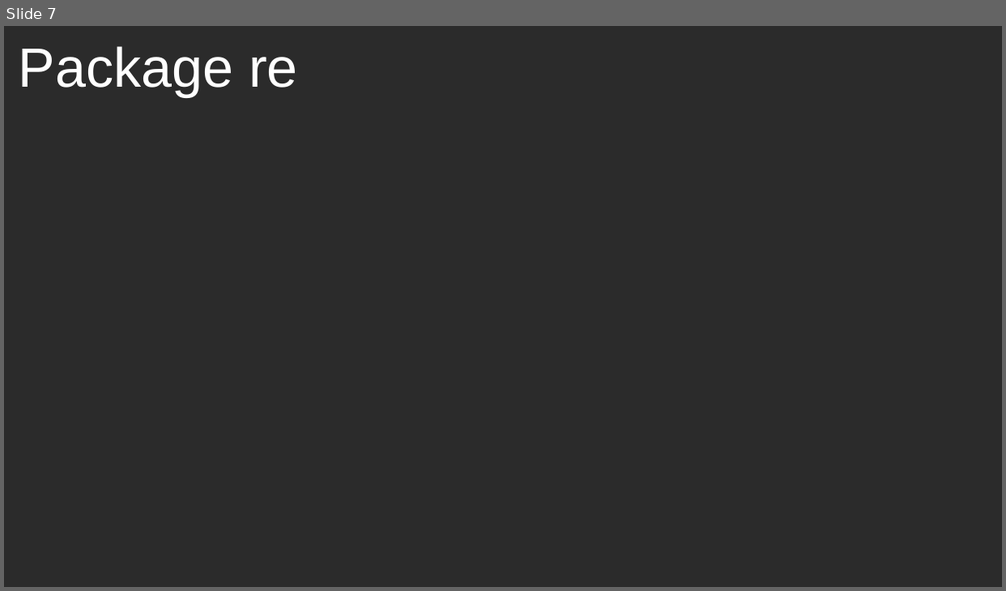
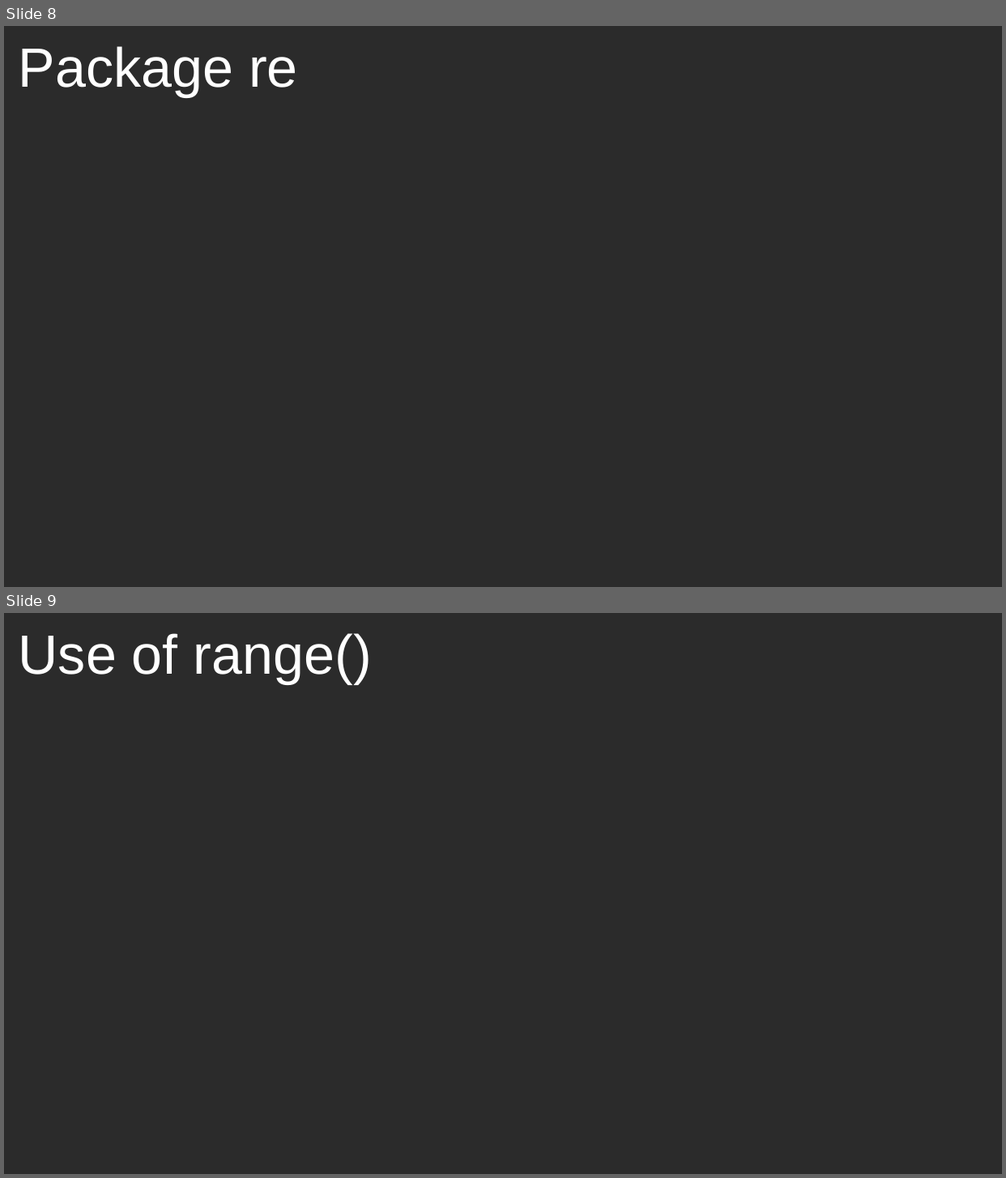
Before and after one commit to wubinbai/linux, a slide deck: l9.odp. Shown one above the other, each under a label of ours: slide 7 before the commit, slides 8 and 9 after it. The pictures are 1006x591 and 1006x1178 pixels, drawn with LibreOffice and Linux fonts; fonts in the diff are those of the drawing; background and template pictures are left out; a plain dark background stands for a picture behind light text. Boxes give left, top, right and bottom in pixels: in the first picture for what was removed or moved away, otherwise in the second. Text is boxed around its words. In the diff, an @@ line names an element or a change of style, - is before the commit and + after.

```diff
--- a/l9.odp
+++ b/l9.odp
@@ slide 9 added at bbox=[4, 613, 1002, 1174], background picture (left out) @@
@@ title added at bbox=[19, 633, 372, 684], 44 pt, text #FFFFFF @@
+Use of range()
@@ what was slide 7 is now slide 8 @@
```
Also in this commit, not shown: 1 slide changed, 1 other slide added, 1 slide removed, 6 other files.
